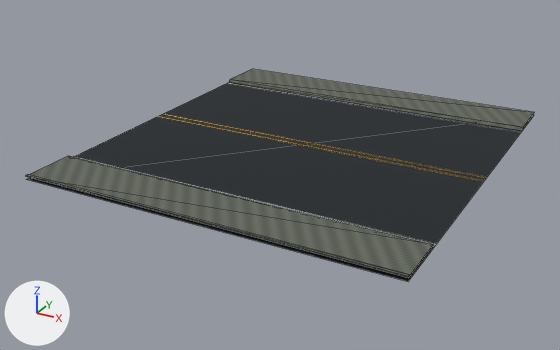
Two versions of the glTF model Resource/Export/CQ04B/road_ring_4lane_16m_LOD2.glb, one commit apart.
The view is the same before and after, from a 50 mm camera at (22.5, -28.7, 12.6) aimed at (7.3, -1.1, -1.2). The axes (+X, +Y, +Z) are drawn at lower left. The lights are the same throughout. The picture after the commit comes second. Mesh edges are drawn as thin lines. Vertices at exactly the same position are counted once.

Names of what the first picture shows: 'road_ring_4lane_16m__markings.002', 'road_ring_4lane_16m__outer_curb_and_mounts.002', 'road_ring_4lane_16m__surface.002'.
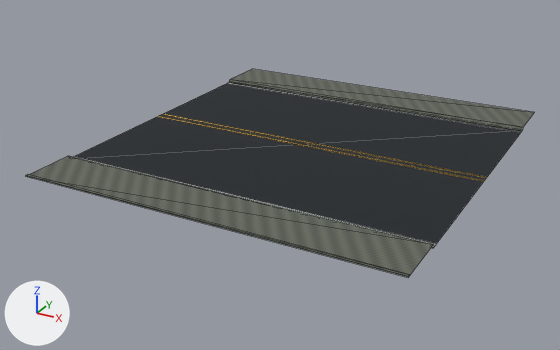
Location of each change, [x1, y1, x2, y2] in pixels of the pictures (560 x 350 px; the box of a moved part takes in the faces that stretch with it):
```json
{"object": "road_ring_4lane_16m__surface.002", "change": "reshaped", "before": [26, 69, 534, 282], "after": [27, 69, 534, 277]}
{"part": 1, "of": "me_road_ring_4lane_16m_lod2_surface", "change": "moved or reshaped", "before": [26, 105, 534, 282], "after": [74, 105, 523, 248]}
```

Scene script edits in JSON lines:
```json
{"block": "me_road_ring_4lane_16m_lod2_surface", "where": "me_road_ring_4lane_16m_lod2_surface.from_pydata(...)  # 16 vertices, 10 faces; spans x 0.0..16.0, y -8.8..8.8, z 0.0..0.1"}
{"block": "me_road_ring_4lane_16m_lod2_surface", "where": "# used by ob_road_ring_4lane_16m__surface_002; location = (0.0, 0.0, 0.0)"}
{"block": "me_road_ring_4lane_16m_lod2_surface", "change": "me_road_ring_4lane_16m_lod2_surface part 1"}
{"op": "set", "path": "me_road_ring_4lane_16m_lod2_surface.vertices[0].co", "old": "(0.0, -8.8, 0.0)", "new": "(0.0, -6.4, 0.0)", "note": "pixel (25, 179) -> not seen"}
{"op": "set", "path": "me_road_ring_4lane_16m_lod2_surface.vertices[1].co", "old": "(16.0, -8.8, 0.0)", "new": "(16.0, -6.4, 0.0)", "note": "pixel (408, 281) -> pixel (433, 248)"}
{"op": "set", "path": "me_road_ring_4lane_16m_lod2_surface.vertices[2].co", "old": "(16.0, 8.8, 0.0)", "new": "(16.0, 6.4, 0.0)", "note": "pixel (534, 115) -> pixel (522, 130)"}
{"op": "set", "path": "me_road_ring_4lane_16m_lod2_surface.vertices[3].co", "old": "(0.0, 8.8, 0.0)", "new": "(0.0, 6.4, 0.0)", "note": "not seen -> pixel (230, 81)"}
```
